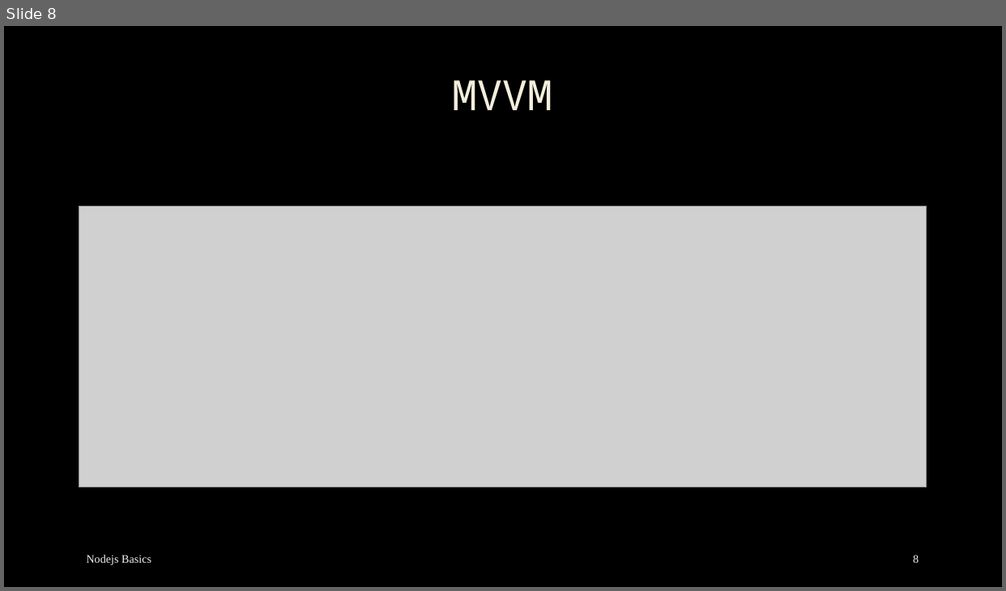
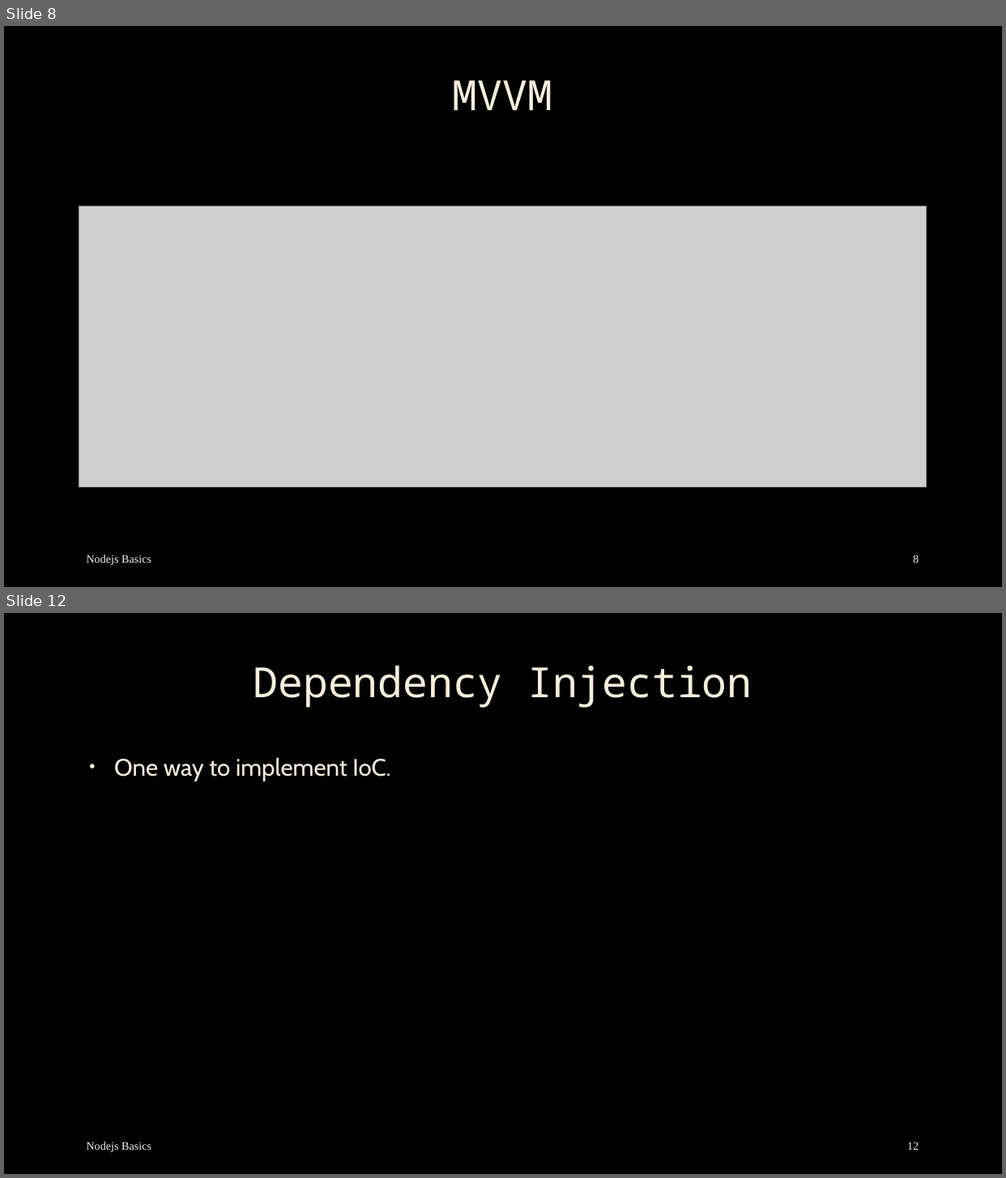
Before and after one commit to mostafa8026/nestjs-course, a slide deck: dp/dp-02.pptx. Shown one above the other, each under a label of ours: slide 8 before the commit, slides 8 and 12 after it; the slides between them are not shown. The pictures are 1006x591 and 1006x1178 pixels, drawn with LibreOffice and Linux fonts; fonts in the diff are those of the drawing; grey boxes stand for pictures; background and template pictures are left out. Boxes give left, top, right and bottom in pixels: in the first picture for what was removed or moved away, otherwise in the second. Text is boxed around its words. In the diff, an @@ line names an element or a change of style, - is before the commit and + after.

```diff
--- a/dp/dp-02.pptx
+++ b/dp/dp-02.pptx
@@ slide 12 added at [4, 613, 1002, 1174], background picture (left out) @@
@@ title added at [253, 666, 752, 708], 40 pt, text #F4EEDC @@
+Dependency Injection
@@ text added at [114, 758, 390, 781], 23 pt, text #F4EEDC @@
+• One way to implement IoC.
@@ text added at [87, 1142, 151, 1152], 11 pt, text #F2F2F2 @@
+Nodejs Basics
@@ page number added at [907, 1142, 918, 1150], 11 pt, text #F2F2F2 @@
+12
```
Also in this commit, not shown: 2 slides changed, 7 other slides added, 1 slide removed, 8 other files.
